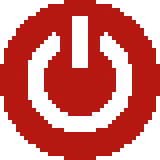
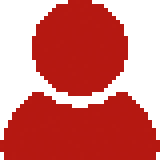
Layered file, before and after one edit (w=160, h=160). Changes by layer:
added layer "图层 12" above "图层 11" over [0, 0, 160, 160]
hid "图层 10" over [0, 0, 160, 160]
